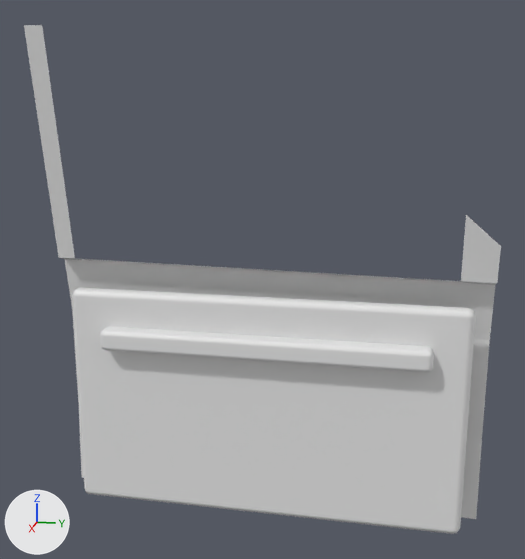
One commit to the OBJ model realweather/src/main/resources/assets/realweather/models/vehicle/suv/door_fl.obj: the scene before it, then after it.
One viewpoint serves both versions: a 50 mm camera at (1.943, -0.232, 1.713) aimed at (0.072, -0.607, 1.245). The lights are fixed; the arrows at lower left show +X, +Y and +Z. The picture after the commit comes second. Materials are left out; every surface is plain grey. Where no turn or scale is listed for an object, it has been applied to the vertices.

Names of what the first picture shows: 'door_fl'.
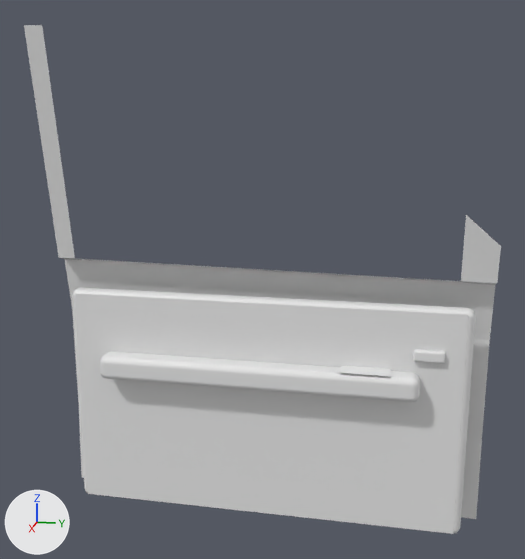
What changed in the scene script:
```text
Change me_door_fl:
    used by ob_door_fl; location = (0.0, 0.0, 0.0)
    remove me_door_fl.from_pydata(...)  # 238 vertices, 193 faces; spans x -0.026..0.165, y -1.2..0.0, z 0.56..1.897
    add me_door_fl.from_pydata(...)  # 302 vertices, 249 faces; spans x -0.026..0.175, y -1.2..0.0, z 0.56..1.897
    me_door_fl part 1: a new loose piece of 56 vertices spanning x 0.11..0.13, y -0.2..-0.12, z 1.06..1.09
    me_door_fl part 2: a new loose piece of 56 vertices spanning x 0.105..0.175, y -1.05..-0.18, z 0.96..1.03
    me_door_fl part 3
    56 vertices are removed from x 0.1..0.16, y -1.05..-0.15, z 1.04..1.1
    54 faces are deleted
    8 vertices are added at x 0.11..0.17, y -1.13..-0.07, z 0.57..1.19
    2 new faces join them
```

What differs and where, as boxes (x1, y1, x2, y2) in the pictures (525 x 559 px):
part 1 of me_door_fl, added: after (413, 349, 446, 363)
part 2 of me_door_fl, added: after (100, 351, 420, 402)
part 3 of me_door_fl, cut back: before (100, 326, 434, 372); after (76, 294, 468, 534)
